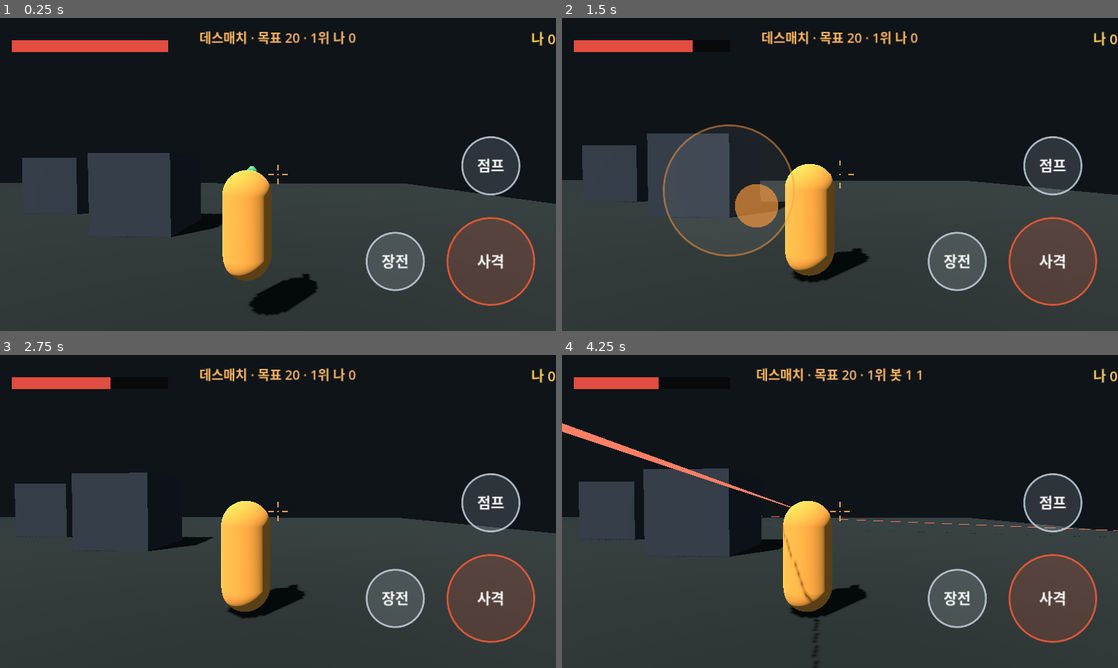
Above: before the commit, frames 1-4 (two rows, left to right).
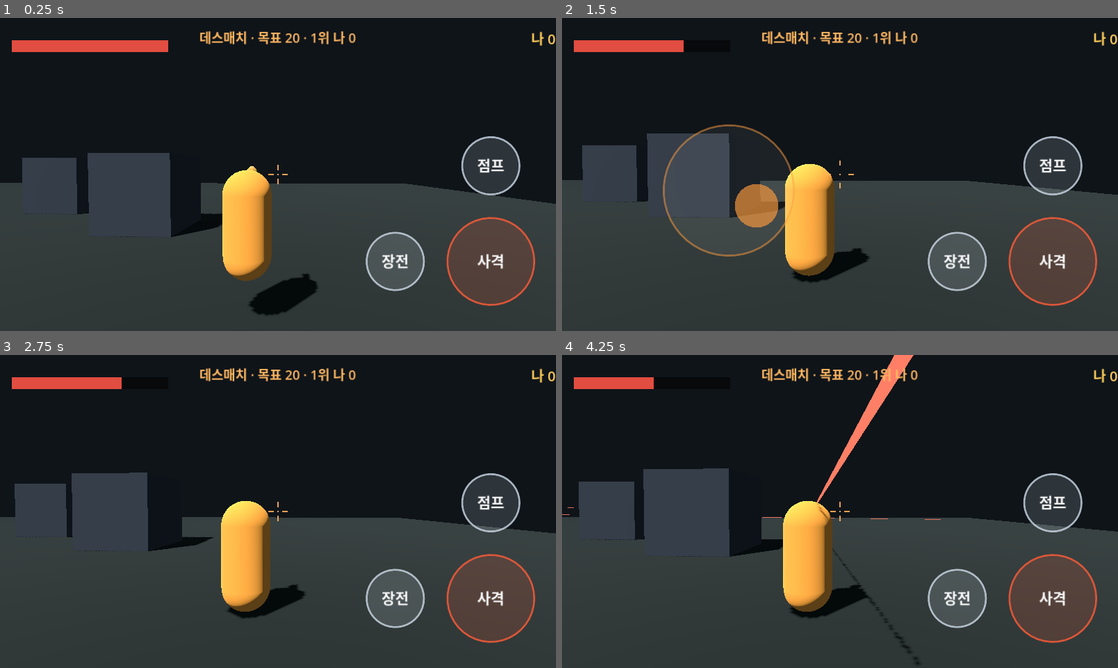
Above: after the commit, the same moments.

Repository: jjongjjongs/Reborn
Game: Godot game, scene res://Deathmatch.tscn
Two runs of this game, one before a commit and one after it. Both use one fixed random seed, a clock stepped at 60 frames per second and the inputs below. This scene is started directly instead of the project's main scene.
Inputs (mouse positions are in pixels of both pictures, inside the frame that each line leads up to):
- Up to frame 1 (0.25 s): no input
- Up to frame 2 (1.5 s): move the mouse to (962, 158) at 0.52 s; click (962, 158) at 0.67 s; drag from (728, 190) to (812, 237) at 1.27 s
- Up to frame 3 (2.75 s): move the mouse to (333, 442) at 2.02 s; click (333, 442) at 2.17 s
- Up to frame 4 (4.25 s): tap Enter at 2.75 s; drag from (812, 574) to (673, 464) at 2.77 s; move the mouse to (1006, 558) at 3.52 s; click (1006, 558) at 3.67 s

The runs differ from the first frame. In frame 1, less than 0.1% of the frame differs, in the area x 44-47%, y 47-50%; in frame 2, less than 0.1%; in frame 3, less than 0.1%; in frame 4, 2.5%, in the area x 0-100%, y 0-100%.

Commit message:
v15: spawn clearance, respawn countdown, respawn invincibility
- Spawn selection picks the point farthest from any living combatant so players/
  bots no longer respawn on top of each other (deathmatch); zombies get a random
  spawn offset to spread out.
- Deathmatch: a 'N초 뒤 부활' countdown shows while the player is dead.
- Player and bots get ~2s invincibility (blinking) right after respawn; hit() is
  ignored while invulnerable.

Co-Authored-By: Claude Opus 4.8 <noreply@anthropic.com>
Claude-Session: https://claude.ai/code/session_017gCHGQkLFHx2VS6S1QuV14

Diff:
--- a/game/bot.gd
+++ b/game/bot.gd
@@ -20,8 +20,11 @@
 const BURST_COOL := 0.9
 const MAX_HP := 100.0
 
+const INVULN := 2.0
+
 var hp := MAX_HP
 var alive := true
+var invuln_t := 0.0
 var kills := 0
 var bot_name := "BOT"
 var tint := Color(0.80, 0.32, 0.30)
@@ -68,7 +71,7 @@
 	add_child(_agent)
 
 func hit(dmg: int, _is_head: bool = false, attacker = null) -> void:
-	if not alive:
+	if not alive or invuln_t > 0.0:
 		return
 	hp -= dmg
 	_flash = 1.0
@@ -82,6 +85,7 @@
 
 func respawn_at(pos: Vector3) -> void:
 	alive = true
+	invuln_t = INVULN
 	hp = MAX_HP
 	global_position = pos
 	velocity = Vector3.ZERO
@@ -96,6 +100,11 @@
 func _physics_process(delta: float) -> void:
 	if not alive:
 		return
+	if invuln_t > 0.0:
+		invuln_t -= delta
+		visible = fmod(invuln_t, 0.2) < 0.1
+		if invuln_t <= 0.0:
+			visible = true
 	_warmup = maxf(0.0, _warmup - delta)
 	if _flash > 0.0:
 		_flash = maxf(0.0, _flash - delta * 5.0)
--- a/game/deathmatch.gd
+++ b/game/deathmatch.gd
@@ -14,9 +14,11 @@
 	Vector3(14, 1.3, -14), Vector3(-14, 1.3, 14), Vector3(14, 1.3, 14), Vector3(-14, 1.3, -14),
 ]
 var _bots: Array = []
+var _player_resp := 0.0
 var _hp_fill: ColorRect
 var _top_lbl: Label
 var _score_lbl: Label
+var _respawn_lbl: Label
 var _result: Control
 
 func _ready() -> void:
@@ -70,17 +72,29 @@
 		var b := BotPlayer.new()
 		b.bot_name = "봇 %d" % (i + 1)
 		b.tint = tints[i % tints.size()]
-		b.position = _spawns[(i + 1) % _spawns.size()]
+		b.position = _free_spawn()
 		b.died.connect(_on_died.bind(b))
 		add_child(b)
 		_bots.append(b)
 
-func _rand_spawn() -> Vector3:
-	return _spawns[randi() % _spawns.size()]
+func _free_spawn() -> Vector3:
+	# the spawn point farthest from any living combatant (avoid spawning on top)
+	var best := _spawns[0]
+	var best_clear := -1.0
+	for sp in _spawns:
+		var clear := 1e9
+		for c in get_tree().get_nodes_in_group("combatant"):
+			if c != null and "alive" in c and c.alive:
+				clear = minf(clear, sp.distance_to((c as Node3D).global_position))
+		if clear > best_clear:
+			best_clear = clear; best = sp
+	return best
 
 func _on_died(attacker, victim) -> void:
 	if _over:
 		return
+	if victim == player:
+		_player_resp = RESPAWN_DELAY
 	# credit the killer
 	var killer_kills := -1
 	if attacker == player:
@@ -92,11 +106,10 @@
 	if killer_kills >= KILL_TARGET:
 		_end_match(attacker)
 		return
-	# respawn the victim after a delay
-	var sp := _rand_spawn()
+	# respawn the victim after a delay (pick a clear spawn at that moment)
 	get_tree().create_timer(RESPAWN_DELAY).timeout.connect(func() -> void:
 		if not _over and is_instance_valid(victim):
-			victim.respawn_at(sp))
+			victim.respawn_at(_free_spawn()))
 
 func _leader() -> Array:   # [name, kills]
 	var best_name := "나"
@@ -106,13 +119,20 @@
 			best = b.kills; best_name = b.bot_name
 	return [best_name, best]
 
-func _process(_dt: float) -> void:
+func _process(dt: float) -> void:
 	if player:
 		var bb := Basis.from_euler(Vector3(deg_to_rad(player.aim_pitch), deg_to_rad(player.aim_yaw), 0))
 		var fwd := -bb.z
 		var pivot := player.global_position + Vector3(0, 1.4, 0)
 		cam.global_position = cam.global_position.lerp(pivot - fwd * 4.0 + bb.x * 0.7 + Vector3(0, 0.3, 0), 0.35)
 		cam.look_at(pivot + fwd * 12.0, Vector3.UP)
+	# respawn countdown overlay
+	if _respawn_lbl:
+		var dead: bool = player != null and not player.alive and not _over
+		if dead:
+			_player_resp = maxf(0.0, _player_resp - dt)
+			_respawn_lbl.text = "부활까지 %d" % ceili(_player_resp)
+		_respawn_lbl.visible = dead
 	if _hp_fill:
 		_hp_fill.size.x = 360.0 * float(Controls.hp) / float(Controls.hp_max)
 	if _score_lbl:
@@ -161,6 +181,16 @@
 	_hp_fill = ColorRect.new(); _hp_fill.color = Color(0.88, 0.30, 0.25)
 	_hp_fill.position = Vector2(28, 52); _hp_fill.size = Vector2(360, 26)
 	_hp_fill.mouse_filter = Control.MOUSE_FILTER_IGNORE; layer.add_child(_hp_fill)
+
+	_respawn_lbl = Label.new()
+	_respawn_lbl.add_theme_font_size_override("font_size", 52)
+	_respawn_lbl.add_theme_color_override("font_color", Color(1.0, 0.45, 0.35))
+	_respawn_lbl.horizontal_alignment = HORIZONTAL_ALIGNMENT_CENTER
+	_respawn_lbl.anchor_left = 0.0; _respawn_lbl.anchor_right = 1.0
+	_respawn_lbl.anchor_top = 0.42
+	_respawn_lbl.mouse_filter = Control.MOUSE_FILTER_IGNORE
+	_respawn_lbl.visible = false
+	layer.add_child(_respawn_lbl)
 
 	_build_result(layer)
 
--- a/game/player.gd
+++ b/game/player.gd
@@ -23,7 +23,10 @@
 
 signal died(attacker)
 
+const INVULN := 2.0
+
 var alive := true
+var invuln_t := 0.0
 var _spawn := Vector3.ZERO
 
 var aim_yaw := 0.0     # degrees
@@ -40,7 +43,7 @@
 	Controls.hp = Controls.hp_max
 
 func hit(dmg: int, _is_head: bool = false, attacker = null) -> void:
-	if not alive:
+	if not alive or invuln_t > 0.0:
 		return
 	Controls.hp = maxi(0, Controls.hp - dmg)
 	if Controls.hp <= 0:
@@ -52,9 +55,11 @@
 
 func respawn_at(pos: Vector3) -> void:
 	alive = true
+	invuln_t = INVULN
 	Controls.hp = Controls.hp_max
 	global_position = pos
 	velocity = Vector3.ZERO
+	visible = true
 
 func _build() -> void:
 	var body := MeshInstance3D.new()
@@ -80,6 +85,11 @@
 func _physics_process(delta: float) -> void:
 	if not alive:
 		return
+	if invuln_t > 0.0:
+		invuln_t -= delta
+		visible = fmod(invuln_t, 0.2) < 0.1
+		if invuln_t <= 0.0:
+			visible = true
 	# look
 	var l := Controls.consume_look()
 	aim_yaw -= l.x
--- a/game/wave_manager.gd
+++ b/game/wave_manager.gd
@@ -80,7 +80,8 @@
 	z.hp_scale = float(cur["hp_mul"])
 	z.spd_scale = float(cur["spd_mul"])
 	z.player = player
-	z.position = spawn_points[randi() % spawn_points.size()]
+	var base: Vector3 = spawn_points[randi() % spawn_points.size()]
+	z.position = base + Vector3(randf_range(-2.0, 2.0), 0.0, randf_range(-2.0, 2.0))
 	z.died.connect(_on_zombie_died)
 	arena.add_child(z)
 	_alive += 1
Not shown, changed: game/export_presets.cfg
